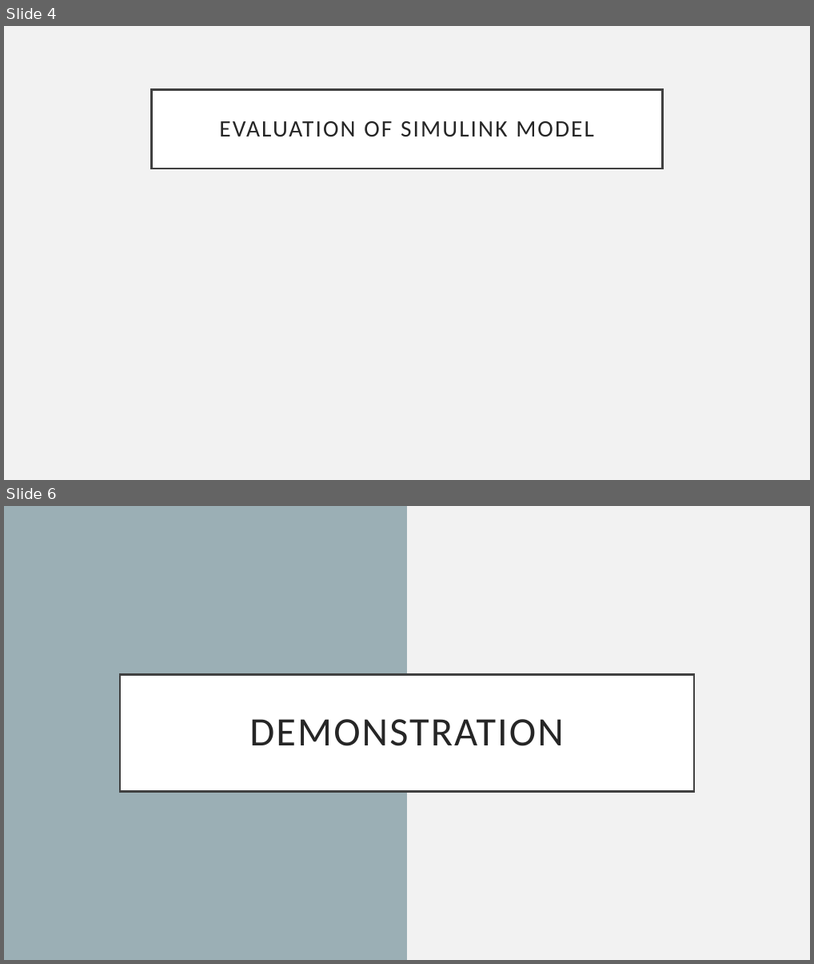
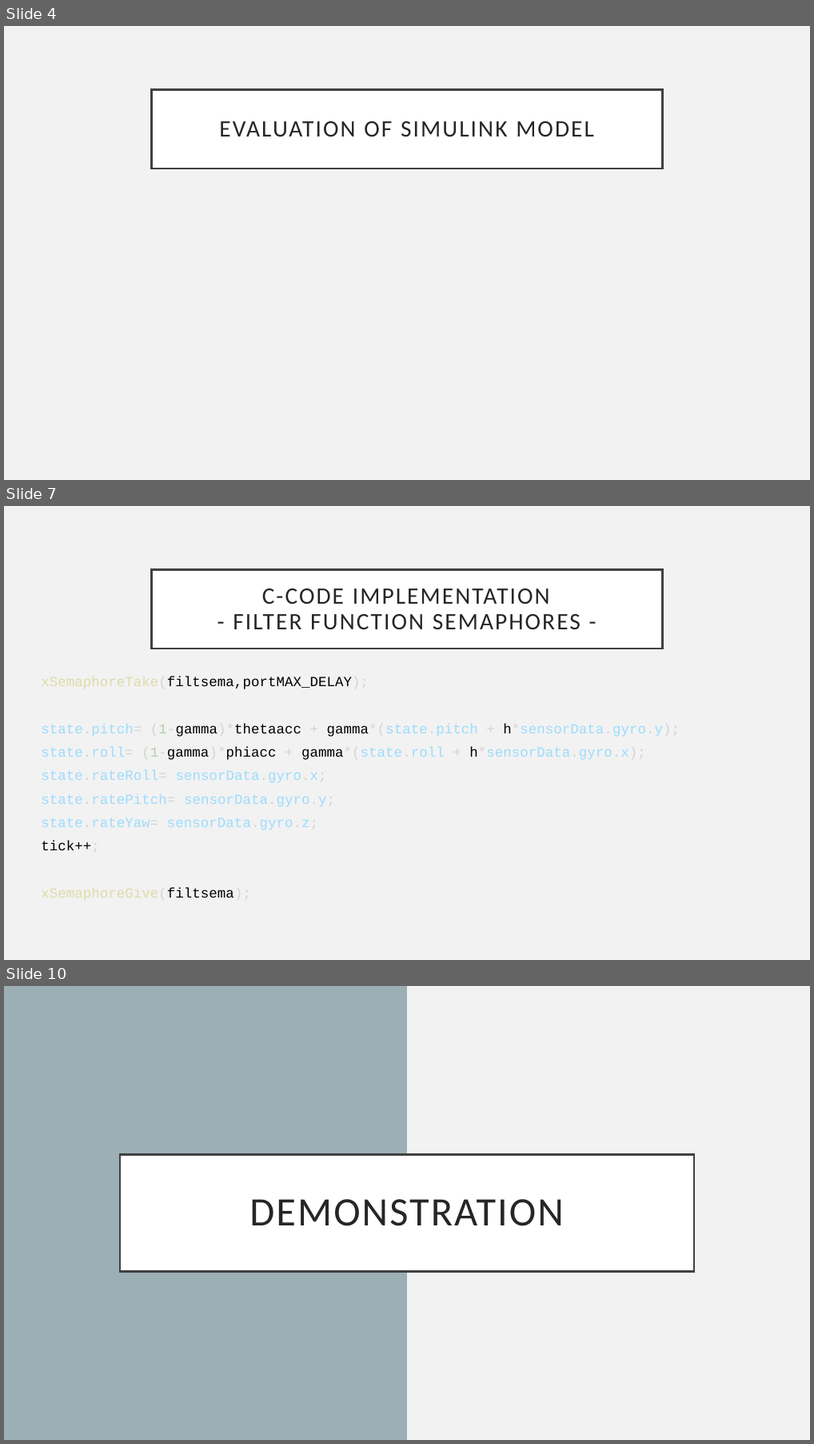
Before and after one commit to jonherz/quadcopter_g22, a slide deck: project_presentation.pptx. Shown one above the other, each under a label of ours: slides 4 and 6 before the commit, slides 4, 7 and 10 after it; the slides between them are not shown. The pictures are 814x964 and 814x1444 pixels, drawn with LibreOffice and Linux fonts; fonts in the diff are those of the drawing. Boxes give left, top, right and bottom in pixels: in the first picture for what was removed or moved away, otherwise in the second. Text is boxed around its words. In the diff, an @@ line names an element or a change of style, - is before the commit and + after.

```diff
--- a/project_presentation.pptx
+++ b/project_presentation.pptx
@@ slide 7 added at (x1=4, y1=506, x2=810, y2=960), background #F2F2F2 @@
@@ title added at (x1=152, y1=569, x2=662, y2=648), fill #FFFFFF, outline #404040 2.5 pt, 28 pt, text #262626 @@
+C-CODE IMPLEMENTATION
+- FILTER FUNCTION SEMAPHORES -
@@ text added at (x1=41, y1=676, x2=680, y2=900), 16.6 pt, text #9CDCFE @@
+xSemaphoreTake(filtsema,portMAX_DELAY);
+state.pitch= (1-gamma)*thetaacc + gamma*(state.pitch + h*sensorData.gyro.y);
+state.roll= (1-gamma)*phiacc + gamma*(state.roll + h*sensorData.gyro.x);
+state.rateRoll= sensorData.gyro.x;
+state.ratePitch= sensorData.gyro.y;
+state.rateYaw= sensorData.gyro.z;
+tick++;
+xSemaphoreGive(filtsema);
@@ what was slide 6 is now slide 10 @@
```
Also in this commit, not shown: 1 slide changed, 3 other slides added, 2 other files.
